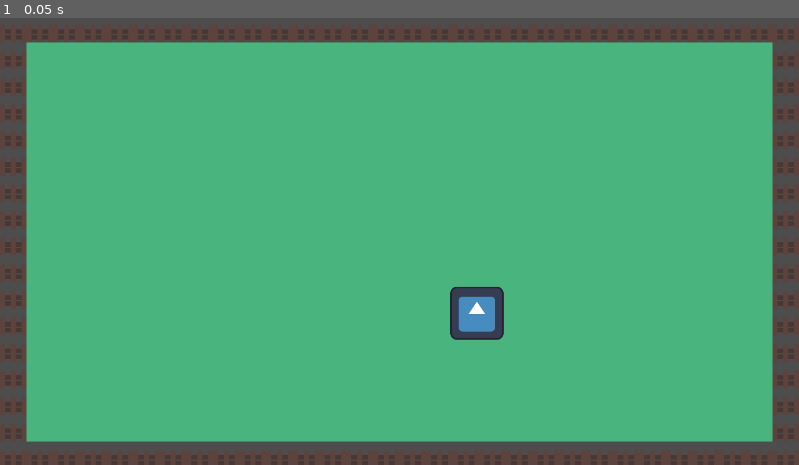
Above: before the commit, frame 1.
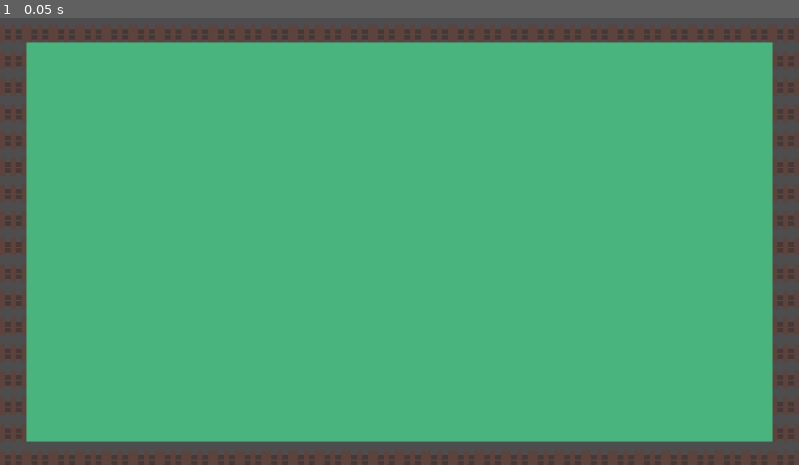
Above: after the commit, the same moment.

Repository: CrazyKamel/ggjMask
Game: Godot game, scene res://main.tscn
Two runs of this game, one before a commit and one after it. Both use one fixed random seed, a clock stepped at 60 frames per second and the inputs below. The engine's default icon, where the game draws it, is replaced by a stand-in: a white triangle on a blue panel in a dark square.
Inputs:
- Up to frame 1 (0.05 s): no input

The runs differ from the first frame. In frame 1, 0.8% of the frame differs, in the area x 56-64%, y 60-73%.

Commit message:
je retire le ptit bonhomme qui clc

Diff:
--- a/main.tscn
+++ b/main.tscn
@@ -1,6 +1,5 @@
 [gd_scene format=4 uid="uid://brs6u78mwggbp"]
 
-[ext_resource type="Texture2D" uid="uid://bdvx58rwnaeev" path="res://icon.svg" id="1_xhw8e"]
 [ext_resource type="Texture2D" uid="uid://dwbgd4bga4xbc" path="res://tilesheet_complete.png" id="2_0xm2m"]
 
 [sub_resource type="GDScript" id="GDScript_h2yge"]
@@ -47,11 +46,6 @@
 [node name="Node2D" type="Node2D" unique_id=1851155468]
 script = SubResource("GDScript_h2yge")
 
-[node name="Icon" type="Sprite2D" parent="." unique_id=1442781679]
-z_index = 1
-position = Vector2(1146, 715)
-texture = ExtResource("1_xhw8e")
-
 [node name="TileMapLayer" type="TileMapLayer" parent="." unique_id=103569881]
 z_index = -1
 tile_map_data = PackedByteArray("AAAAAAAAAAAJAAgAAAABAAEAAAAQAAUAAAACAAEAAAAQAAUAAAADAAIAAAAQAAUAAAAEAAIAAAAQAAUAAAAFAA …(8080 unchanged characters)…
